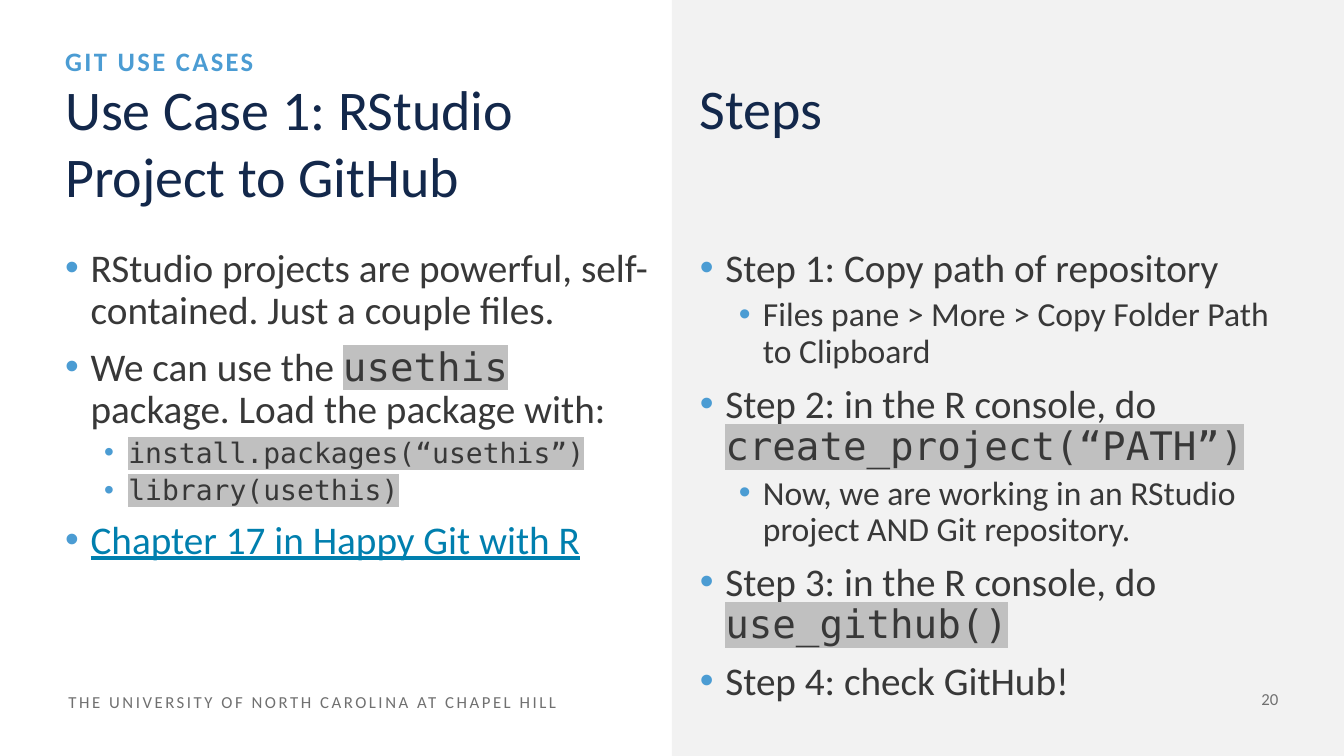
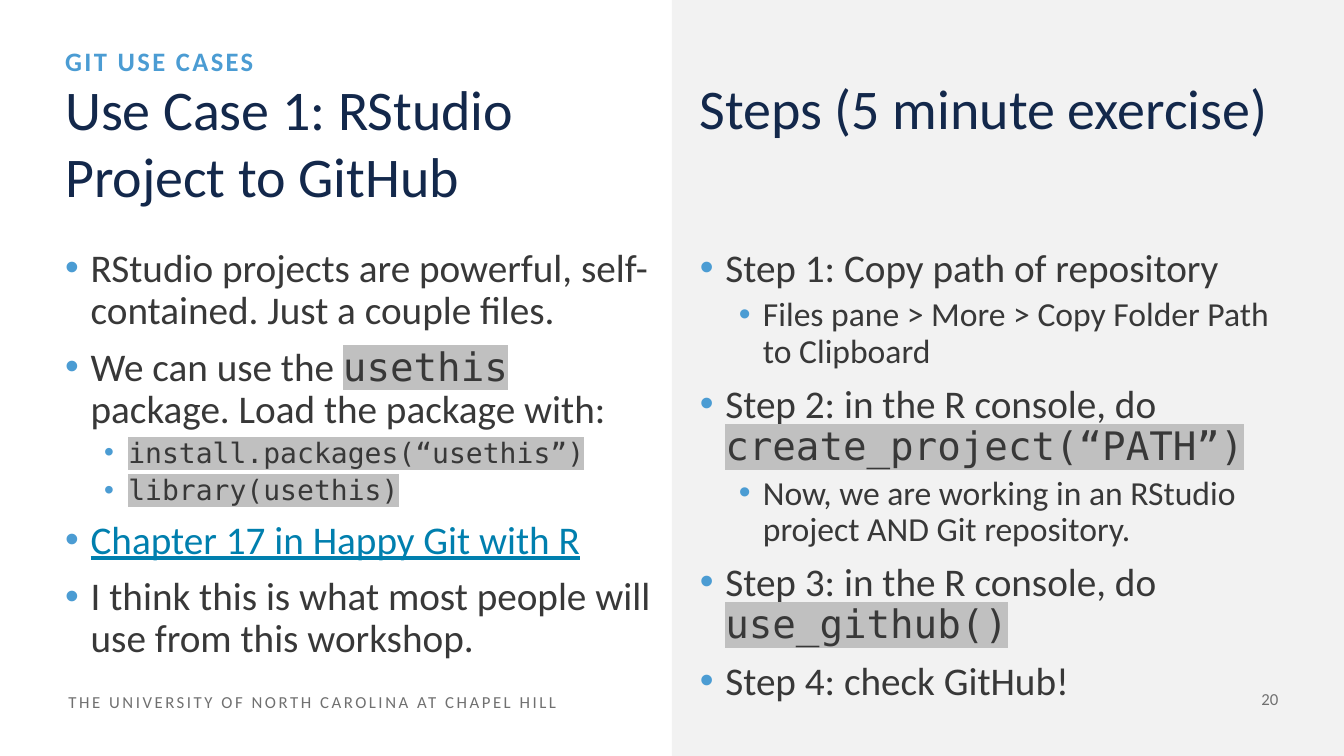
Before and after one commit to heatherhenderson/GitHub-for-Epidemiologists, a slide deck: slide 20 of GitHub for Epidemiologists.pptx. Drawn at 1344x756 pixels with LibreOffice and Linux fonts; fonts in the diff are those of the drawing. Boxes give left, top, right and bottom in pixels: in the first picture for what was removed or moved away, otherwise in the second. Text is boxed around its words. In the diff, an @@ line names an element or a change of style, - is before the commit and + after.

```diff
--- a/GitHub for Epidemiologists.pptx
+++ b/GitHub for Epidemiologists.pptx
@@ text at <box>700,88,1267,138</box>: text changed @@
-Steps
+Steps (5 minute exercise)
@@ text at <box>91,582,650,653</box>: paragraph added @@
+• I think this is what most people will use from this workshop.
```
Also in this commit, not shown: 3 other slides changed.
